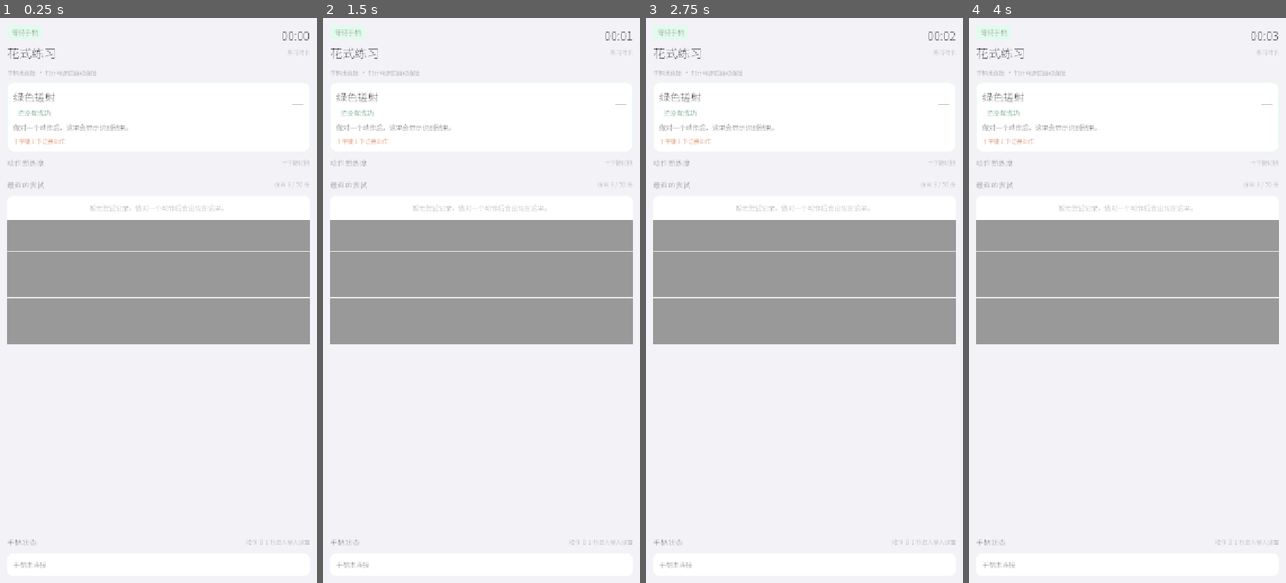
Above: before the commit, frames 1-4 (left to right).
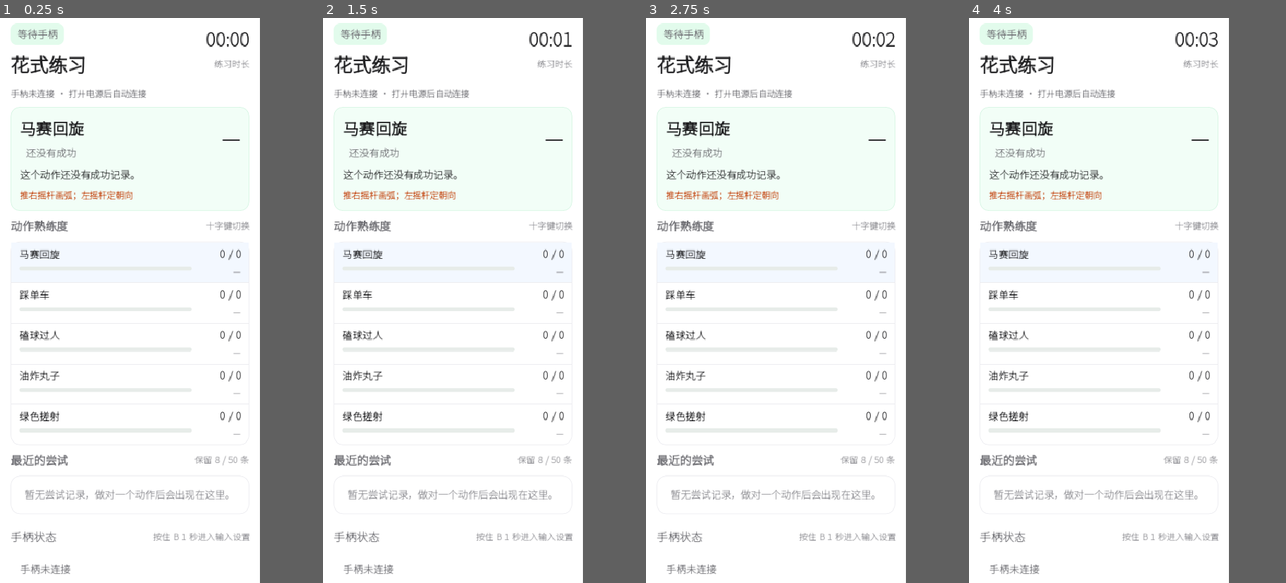
Above: after the commit, the same moments.

Repository: romejiang/fifa-trainer
Game: Godot game, scene res://src/ui/main.tscn
Same seed, same stepped clock (60 frames per second), same inputs: the game is played once before the commit and once after it.
Inputs (mouse positions are in pixels of both pictures, inside the frame that each line leads up to):
- Up to frame 1 (0.25 s): no input
- Up to frame 2 (1.5 s): tap Enter at 0.5 s; move the mouse to (551, 272) at 0.52 s; tap B at 0.6, 1.35 s; click (551, 272) at 0.67 s; tap Space at 1.25 s; move the mouse to (418, 328) at 1.27 s; hold A from 1.28 s (still down)
- Up to frame 3 (2.75 s): tap Enter at 2 s; move the mouse to (836, 176) at 2.02 s; release A at 2.03 s; tap B at 2.1 s
- Up to frame 4 (4 s): tap Space at 2.75 s; move the mouse to (1111, 413) at 2.77 s; tap B at 2.85, 3.6 s; click (1111, 413) at 2.92 s; tap Enter at 3.5 s; move the mouse to (1222, 385) at 3.52 s; hold A from 3.53 s (still down)
In our replay, the window is 450x800 before the commit and 369x800 after it. These sizes can differ from the game's own. Grey fills any space a smaller window leaves; there, only what the larger window draws over its background counts as a difference.

The runs differ from the first frame. In frame 1, 25% of the frame differs, in the area x 2-98%, y 1-99%; in frame 2, 25%; in frame 3, 25%; in frame 4, 25%.

Commit message:
feat(05): 竖屏主界面按设计稿收口——白色背景、加粗字体、393x852 基准
- 背景改纯白，卡片加 1px 边框；英雄卡改薄荷底
- 字体 wght 700 + variation_embolden 0.55；标题/分节标题用 800 + 0.95
- 视口改 393x852（与 design/mobile.html 逻辑尺寸一致），首屏即显示 5 个动作
- 顶部安全边距 28，内容压缩到一屏内

Diff:
--- a/mobile/assets/fonts/AppFont.tres
+++ b/mobile/assets/fonts/AppFont.tres
@@ -11,7 +11,8 @@
 base_font = ExtResource("1_sc")
 fallbacks = Array[Font]([ExtResource("2_sym")])
 ; 子集字体是可变字体，fvar 的默认实例是 wght=100（Thin）；28 px 正文在 1 m 外
-; 笔画偏细。这里显式选 400（Regular），不重生成子集、不改字形覆盖（按码点断言）。
+; 笔画偏细。这里显式选 700（Bold），不重生成子集、不改字形覆盖（按码点断言）。
+variation_embolden = 0.55
 variation_opentype = {
-&"wght": 400
+&"wght": 700
 }
--- /dev/null
+++ b/mobile/assets/fonts/AppFontBold.tres
@@ -0,0 +1,12 @@
+[gd_resource type="FontVariation" format=3]
+
+[ext_resource type="FontFile" path="res://assets/fonts/NotoSansSC-Subset.ttf" id="1_sc"]
+[ext_resource type="FontFile" path="res://assets/fonts/NotoSansSymbols2-Subset.ttf" id="2_sym"]
+
+[resource]
+base_font = ExtResource("1_sc")
+fallbacks = Array[Font]([ExtResource("2_sym")])
+variation_embolden = 0.95
+variation_opentype = {
+&"wght": 800
+}
--- a/mobile/project.godot
+++ b/mobile/project.godot
@@ -21,8 +21,8 @@
 ; 练习时屏幕不能熄；最终承诺在 Phase 7 的反馈闭环里收口。
 window/energy_saving/keep_screen_on=true
 ; 基准视口 1280x720，canvas_items 让 px 在不同 DPI 上语义稳定（RESEARCH §3）。
-window/size/viewport_width=720
-window/size/viewport_height=1280
+window/size/viewport_width=393
+window/size/viewport_height=852
 window/stretch/mode="canvas_items"
 
 [gui]
--- a/mobile/src/ui/home_screen.gd
+++ b/mobile/src/ui/home_screen.gd
@@ -125,6 +125,14 @@
 	# 场景里的静态文案不能停在「训练中」，否则首启无手柄会自相矛盾。
 	_refresh_header()
 	_refresh_pad()
+	_refresh_attempts()
+	# 标题与分节标题再重一档：子集字体的 700 在 2x 屏上还不够粗，800 才接近设计稿。
+	var bold: Font = load("res://assets/fonts/AppFontBold.tres")
+	if bold != null:
+		_title.add_theme_font_override("font", bold)
+		_hero_name.add_theme_font_override("font", bold)
+		%SkillsTitle.add_theme_font_override("font", bold)
+		%AttemptsTitle.add_theme_font_override("font", bold)
 
 
 ## 依赖唯一入口。组合根进入练习时调用；本屏不读设备、不推进判定。
@@ -318,13 +326,13 @@
 		name_label.add_theme_color_override("font_color", COLOR_TEXT)
 		name_label.text_overrun_behavior = TextServer.OVERRUN_TRIM_ELLIPSIS
 		var bar := ProgressBar.new()
-		bar.custom_minimum_size = Vector2(0, 8)
+		bar.custom_minimum_size = Vector2(0, 6)
 		bar.max_value = float(SKILL_TARGET)
 		bar.show_percentage = false
 		bar.add_theme_stylebox_override("background", _bar_style(Color("#E7ECE9")))
 		bar.add_theme_stylebox_override("fill", _bar_style(Color("#00B84D")))
 		var side := VBoxContainer.new()
-		side.custom_minimum_size = Vector2(72, 0)
+		side.custom_minimum_size = Vector2(64, 0)
 		side.add_theme_constant_override("separation", 1)
 		var ratio := Label.new()
 		ratio.add_theme_font_size_override("font_size", 15)
@@ -403,8 +411,8 @@
 	style.bg_color = COLOR_ROW_FOCUS if focused else Color(0, 0, 0, 0)
 	style.content_margin_left = 12.0
 	style.content_margin_right = 12.0
-	style.content_margin_top = 7.0
-	style.content_margin_bottom = 7.0
+	style.content_margin_top = 5.0
+	style.content_margin_bottom = 5.0
 	if not first:
 		style.border_width_top = 1
 		style.border_color = Color("#ECECF0")
@@ -415,8 +423,8 @@
 	var style := StyleBoxFlat.new()
 	style.content_margin_left = 12.0
 	style.content_margin_right = 12.0
-	style.content_margin_top = 4.0
-	style.content_margin_bottom = 4.0
+	style.content_margin_top = 3.0
+	style.content_margin_bottom = 3.0
 	if not last:
 		style.border_width_bottom = 1
 		style.border_color = Color("#ECECF0")
--- a/mobile/src/ui/home_screen.tscn
+++ b/mobile/src/ui/home_screen.tscn
@@ -4,6 +4,11 @@
 
 [sub_resource type="StyleBoxFlat" id="StyleBoxFlat_card"]
 bg_color = Color(1, 1, 1, 1)
+border_width_left = 1
+border_width_top = 1
+border_width_right = 1
+border_width_bottom = 1
+border_color = Color(0.92549, 0.92549, 0.941176, 1)
 corner_radius_top_left = 14
 corner_radius_top_right = 14
 corner_radius_bottom_right = 14
@@ -14,12 +19,12 @@
 content_margin_top = 12.0
 content_margin_right = 14.0
 content_margin_bottom = 12.0
-bg_color = Color(1, 1, 1, 1)
+bg_color = Color(0.94902, 0.996078, 0.968627, 1)
 border_width_left = 1
 border_width_top = 1
 border_width_right = 1
 border_width_bottom = 1
-border_color = Color(0.886275, 0.984314, 0.92549, 1)
+border_color = Color(0.839216, 0.960784, 0.890196, 1)
 corner_radius_top_left = 14
 corner_radius_top_right = 14
 corner_radius_bottom_right = 14
@@ -63,7 +68,7 @@
 anchor_bottom = 1.0
 grow_horizontal = 2
 grow_vertical = 2
-color = Color(0.94902, 0.94902, 0.968627, 1)
+color = Color(1, 1, 1, 1)
 
 [node name="Margin" type="MarginContainer" parent="."]
 layout_mode = 1
@@ -73,13 +78,13 @@
 grow_horizontal = 2
 grow_vertical = 2
 theme_override_constants/margin_left = 16
-theme_override_constants/margin_top = 16
+theme_override_constants/margin_top = 28
 theme_override_constants/margin_right = 16
 theme_override_constants/margin_bottom = 16
 
 [node name="Root" type="VBoxContainer" parent="Margin"]
 layout_mode = 2
-theme_override_constants/separation = 10
+theme_override_constants/separation = 8
 
 [node name="Header" type="HBoxContainer" parent="Margin/Root"]
 layout_mode = 2
--- a/mobile/src/ui/main.gd
+++ b/mobile/src/ui/main.gd
@@ -195,6 +195,9 @@
 	# 首屏就是主界面：未连接时显示「等待手柄」而不是把用户丢进输入设置。
 	_practice.visible = true
 	_practice_container.visible = true
+	# 首屏就把 5 个动作的行建出来（0/0），不要让用户在等待手柄时看到空列表。
+	# 进入练习时 `_enter_practice` 会再调一次 setup，注入最终布局。
+	_practice.setup(_runtime, DeviceProfile.LAYOUT_XBOX, _sampler.buffer)
 	var placeholder := _practice_container.get_node_or_null("Placeholder")
 	if placeholder != null:
 		placeholder.queue_free()
--- a/mobile/tests/unit/test_home_screen.gd
+++ b/mobile/tests/unit/test_home_screen.gd
@@ -202,15 +202,15 @@
 		"main.gd 必须把十字键边沿转给 HomeScreen")
 
 
-## 9. 竖屏基准：orientation=1、720x1280。
+## 9. 竖屏基准：orientation=1、393x852（与 design/mobile.html 的逻辑尺寸一致）。
 func _check_portrait(r) -> void:
 	var text := _read_source(PROJECT_PATH)
 	r.check(text.contains("window/handheld/orientation=1"),
 		"project.godot 必须是竖屏（orientation=1）")
-	r.check(text.contains("window/size/viewport_width=720"),
-		"project.godot 基准宽度必须是 720")
-	r.check(text.contains("window/size/viewport_height=1280"),
-		"project.godot 基准高度必须是 1280")
+	r.check(text.contains("window/size/viewport_width=393"),
+		"project.godot 基准宽度必须是 393")
+	r.check(text.contains("window/size/viewport_height=852"),
+		"project.godot 基准高度必须是 852")
 
 
 ## 构造一个 Outcome：套件只关心 UI 读取的字段。
